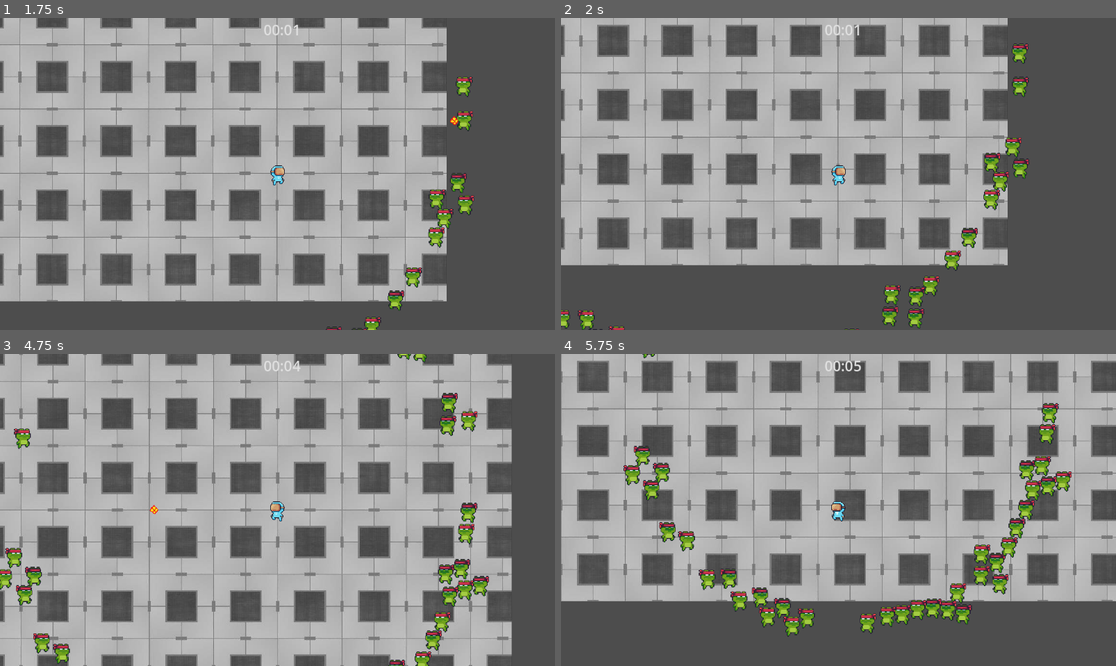
Above: before the commit, frames 1-4 (two rows, left to right).
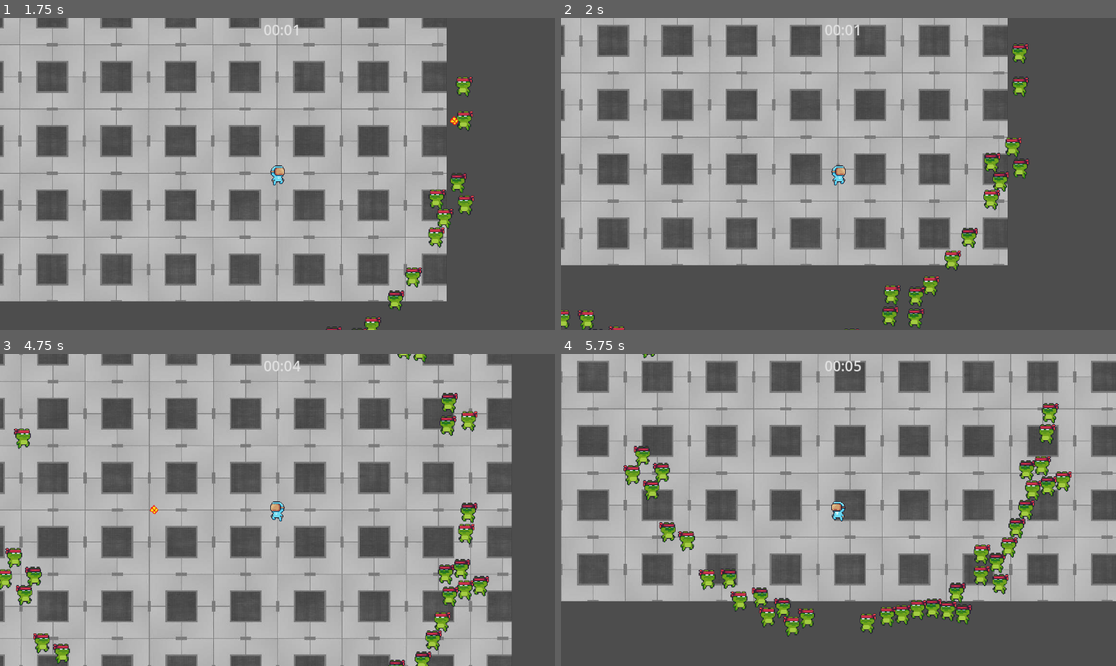
Above: after the commit, the same moments.

Repository: AlexandruPites/IterationX
Game: Godot game, scene res://main.tscn
Two runs of this game, one before a commit and one after it. Both use one fixed random seed, a clock stepped at 60 frames per second and the inputs below.
Inputs (mouse positions are in pixels of both pictures, inside the frame that each line leads up to):
- Up to frame 1 (1.75 s): tap Enter at 0.5 s; move the mouse to (399, 158) at 0.52 s; hold D (right) 0.53-1.28 s; click (399, 158) at 0.6 s; move the mouse to (166, 189) at 1.27 s; hold S (down) from 1.28 s (still down); click (166, 189) at 1.35 s
- Up to frame 2 (2 s): keep holding S (down)
- Up to frame 3 (4.75 s): move the mouse to (333, 441) at 2.02 s; release S (down) at 2.03 s; hold D (right) 2.03-2.78 s; click (333, 441) at 2.1 s; move the mouse to (249, 572) at 2.77 s; hold W (up) 2.78-3.53 s; click (249, 572) at 2.85 s; move the mouse to (444, 556) at 3.52 s; hold A (left) from 3.53 s (still down); click (444, 556) at 3.6 s; move the mouse to (111, 463) at 4.27 s; click (111, 463) at 4.35 s
- Up to frame 4 (5.75 s): move the mouse to (866, 510) at 5.02 s; release A (left) at 5.03 s; hold S (down) from 5.03 s (still down); click (866, 510) at 5.1 s

Frame 1 is identical in both runs. In frame 2, less than 0.1% of the frame differs, in the area x 77-81%, y 49-56%; in frame 3, less than 0.1%; in frame 4, 0.2%, in the area x 68-74%, y 73-86%.

Commit message:
Enemies take damage from projectile

Diff:
--- a/scenes/enemy.tscn
+++ b/scenes/enemy.tscn
@@ -7,7 +7,7 @@
 radius = 10.7081
 height = 30.3972
 
-[node name="Enemy" type="CharacterBody2D"]
+[node name="Enemy" type="CharacterBody2D" groups=["damageable"]]
 scale = Vector2(1.5, 1.5)
 platform_on_leave = 2
 platform_floor_layers = 4294901760
--- a/scenes/projectile.tscn
+++ b/scenes/projectile.tscn
@@ -18,3 +18,5 @@
 
 [node name="CollisionShape2D" type="CollisionShape2D" parent="."]
 shape = SubResource("CircleShape2D_jc1uu")
+
+[connection signal="body_entered" from="." to="." method="_on_body_entered"]
--- a/scripts/Weapon Handler.gd
+++ b/scripts/Weapon Handler.gd
@@ -9,7 +9,6 @@
 
 # Called every frame. 'delta' is the elapsed time since the previous frame.
 func _process(_delta: float) -> void:
-	print(player)
 	if Input.is_action_just_pressed("accept"):
 		print("shoot")
 		shoot()
--- a/scripts/enemy.gd
+++ b/scripts/enemy.gd
@@ -27,3 +27,8 @@
 		for i in range(get_slide_collision_count()):
 			if get_slide_collision(i).get_collider_id() == player.get_instance_id():
 				is_alive = false
+
+
+func take_damage(damage : float ) -> void:
+	health -= damage
+	print("Enemy" + str(health))
--- a/scripts/projectile.gd
+++ b/scripts/projectile.gd
@@ -2,6 +2,13 @@
 class_name Projectile
 
 var velocity : Vector2 = Vector2(1000, 0)
+var damage : float = 10.0
 
 func _process(delta: float) -> void:
 	position += velocity * delta
+
+
+func _on_body_entered(body: Node2D) -> void:
+	if body.is_in_group("damageable"):
+		body.take_damage(damage)
+		queue_free()
